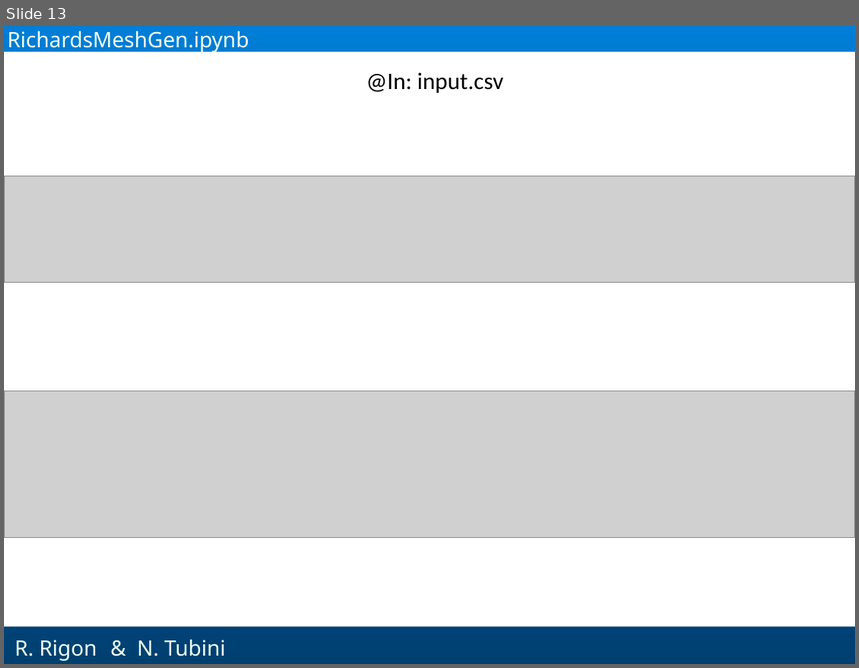
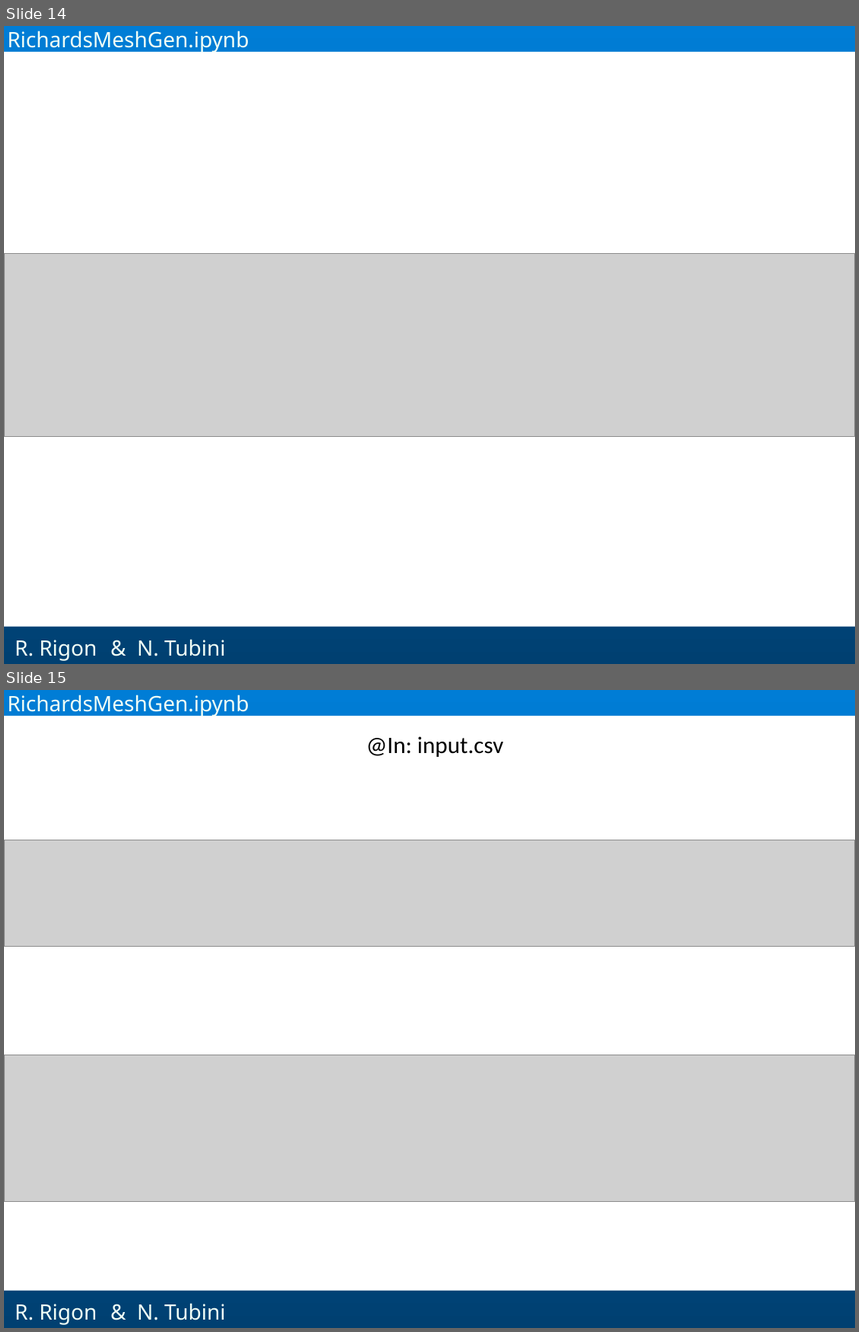
Before and after one commit to GEOframeOMSProjects/OMS_Project_Richards1D, a slide deck: Materials/Richards_English.pptx. Shown one above the other, each under a label of ours: slide 13 before the commit, slides 14 and 15 after it. The pictures are 859x668 and 859x1332 pixels, drawn with LibreOffice and Linux fonts; fonts in the diff are those of the drawing; grey boxes stand for pictures; background and template pictures are left out. Boxes give left, top, right and bottom in pixels: in the first picture for what was removed or moved away, otherwise in the second. Text is boxed around its words. In the diff, an @@ line names an element or a change of style, - is before the commit and + after.

```diff
--- a/Materials/Richards_English.pptx
+++ b/Materials/Richards_English.pptx
@@ slide 14 added at (x1=4, y1=26, x2=855, y2=664), background gradient #007DD6 to #004071; not listed: 2 template elements that a slide beside it also shows @@
@@ text added at (x1=7, y1=31, x2=249, y2=53), 18 pt, text #F1FEF6 @@
+RichardsMeshGen.ipynb
@@ picture added at (x1=4, y1=253, x2=855, y2=437) @@
@@ text added at (x1=137, y1=639, x2=225, y2=657), 18 pt, text #F1FEF6 @@
+& N. Tubini
@@ what was slide 13 is now slide 15 @@
```
Also in this commit, not shown: 2 slides changed, 1 other slide added.
